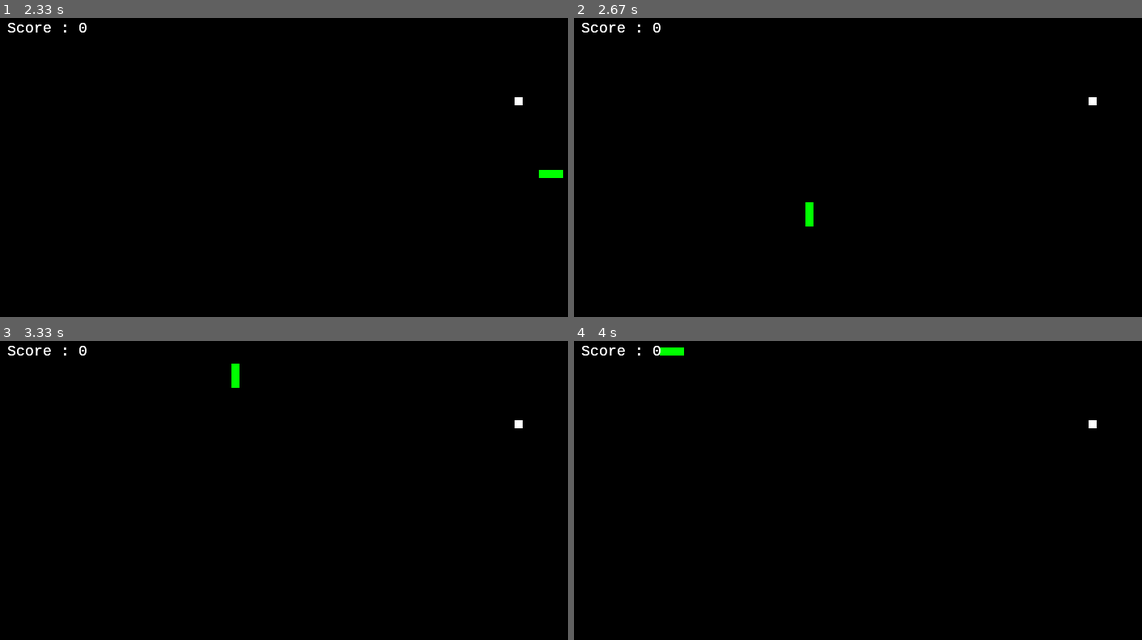
Above: before the commit, frames 1-4 (two rows, left to right).
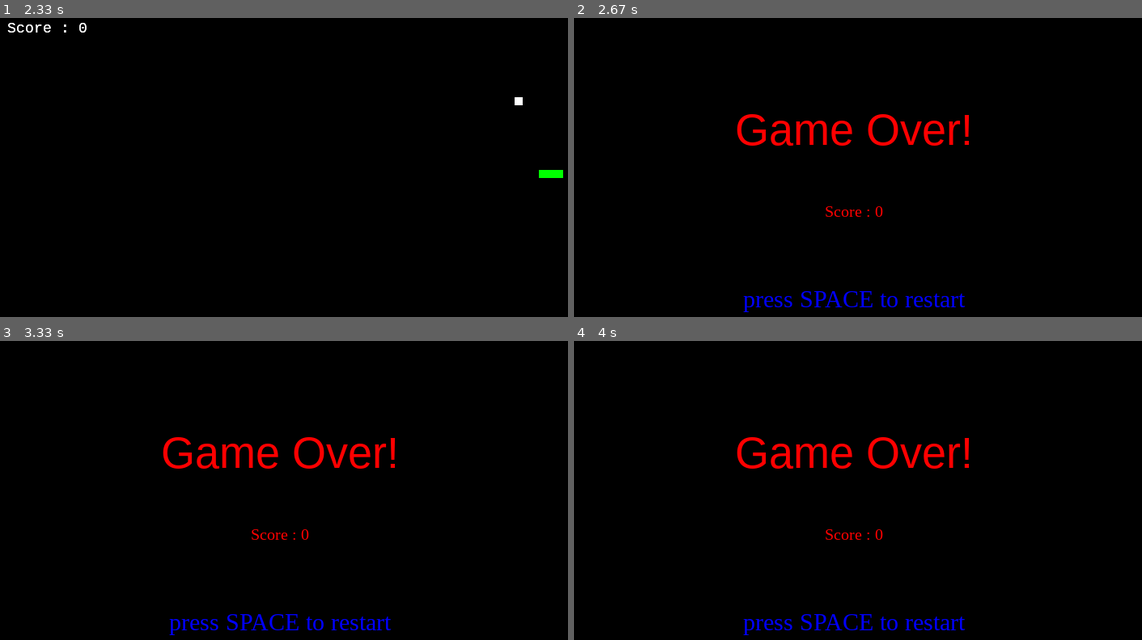
Above: after the commit, the same moments.

Repository: wujoe0415/pygame
Game: pygame game, started from snake_real.py
Same seed, same stepped clock (60 frames per second), same inputs: the game is played once before the commit and once after it.
Inputs:
- Up to frame 1 (2.33 s): hold W 0.33-0.8 s; hold Right 0.33-0.8 s; tap S at 0.83 s; hold Right 1.17-1.63 s; hold Up 1.67-1.97 s; hold Right from 2 s (still down)
- Up to frame 2 (2.67 s): release Right at 2.47 s; tap Space at 2.5 s
- Up to frame 3 (3.33 s): no input
- Up to frame 4 (4 s): tap A at 3.4 s

Frame 1 is identical in both runs. In frame 2, 2.6% of the frame differs, in the area x 1-93%, y 1-99%; in frame 3, 2.6%; in frame 4, 2.6%.

Commit message:
Update snake_real.py
中文註解版

Diff:
--- a/snake_real.py
+++ b/snake_real.py
@@ -1,16 +1,17 @@
 import pygame, sys, time, random
 
 
-#settings(global variables)
-
-# Colors (R, G, B)
-black = pygame.Color(0, 0, 0)
-white = pygame.Color(255, 255, 255)
-red = pygame.Color(255, 0, 0)
-green = pygame.Color(0, 255, 0)
-blue = pygame.Color(0, 0, 255)
-
-# Window size
+#初始設定(全域變數)
+
+# tuple形式傳遞
+# 顏色 = (R, G, B)
+black = (0, 0, 0)
+white = (255, 255, 255)
+red   = (255, 0, 0)
+green = (0, 255, 0)
+blue  = (0, 0, 255)
+
+# 視窗大小
 frame_size_x = 720
 frame_size_y = 480
 game_window = pygame.display.set_mode((frame_size_x, frame_size_y))
@@ -18,23 +19,22 @@
 
 score = 0
 
-
-#snake
+# 蛇
 snake_pos = [300, 300]
 snake_body = [[300, 300], [290, 300], [280, 300]]
 direction = 'UP'
 change_to = direction
 
-#food
+# 吃的點點
 food_pos = [random.randrange(1, (frame_size_x//10)) * 10, random.randrange(1, (frame_size_y//10)) * 10]
 food_spawn = True
 
-# FPS (frames per second) controller
+# 偵數控制
 fps_controller = pygame.time.Clock()
 
 
 
-#score
+# 顯示分數
 def show_Score(choice, color, font, size):
         global score
         score_font = pygame.font.SysFont(font, size)
@@ -45,7 +45,8 @@
         else:
             score_rect.midtop = (frame_size_x/2, frame_size_y/2)
         game_window.blit(score_surface, score_rect)
-#restart
+
+# 顯示"重新開始"文字
 def restart(color, font, size):
         restart_font = pygame.font.SysFont(font, size)
         restart_surface = restart_font.render('press SPACE to restart', True, color)
@@ -65,42 +66,42 @@
         game_window.blit(gameoverSurf, gameoverRect)
         show_Score(0,red,'times',20)
         restart(blue,'times',30)
-        pygame.display.flip() #renew surface
+        pygame.display.flip() # 更新視窗
+
         while True:
-            keys=pygame.key.get_pressed()
             for event in pygame.event.get():
 
                 if event.type == pygame.QUIT:
                     running = False
-                    time.sleep(1) #stay 1 seconds
+                    time.sleep(1) # 停留一秒
                     pygame.quit()
 
 
                 if event.type == pygame.KEYDOWN:
                     if event.key == pygame.K_SPACE:
-
+                        # 更新全域變數到初始狀態
                         global snake_pos
                         global snake_body
                         global direction
                         global change_to
                         score = 0
-                        #snake
                         snake_pos = [300, 300]
                         snake_body = [[300, 300], [290, 300], [280, 300]]
                         direction = 'UP'
                         change_to = direction
                         main.running = True
+                        time.sleep(1) # 停留一秒
                         pygame.display.update()
                         main()
                         break
 
 
-#snake
+# 蛇
 class Snake:
     def __init__(self):
         pass
 
-
+    # 確認當前移動方向 與 控制者執行方向 是否相反
     def make_sure():
         global direction
         global change_to
@@ -113,6 +114,7 @@
         if change_to == 'RIGHT' and direction != 'LEFT':
             direction = 'RIGHT'
 
+    # 蛇身體增長
     def growing():
         global snake_body
         global score
@@ -123,7 +125,7 @@
            food_spawn = False
         else:
            snake_body.pop()
-
+    # 移動
     def moving():
         global direction
         global snack_pos
@@ -138,45 +140,43 @@
 
 
 
-#food
+# 吃的點點
 class Food:
 
     def __init__(self):
         pass
-
+    # 更新食物位置
     def spawing():
         global food_spawn
         global food_pos
         if not food_spawn:
-            food_pos = [random.randrange(1, (frame_size_x//10)) * 10, random.randrange(1, (frame_size_y//10)) * 10]
+            food_pos = [random.randrange(1, (frame_size_x//10)) * 10, random.randrange(1, (frame_size_y//10)) * 10] # 在視窗內隨機生成
         food_spawn = True
 
-
-#main
+# 主函式
 def main():
-    pygame.init()
+    pygame.init() # 初始化
     global change_to
     global snake_body
     global snake_pos
     running = True
     while running:
-        game_window.fill(black)
-        for event in pygame.event.get():
-            if  event.type == pygame.QUIT:
+        game_window.fill(black) # 視窗顏色
+
+        for event in pygame.event.get():   # 事件
+            if  event.type == pygame.QUIT: # 按叉離開
                 pygame.display.quit()
                 pygame.quit()
 
-
-
-
-            elif event.type == pygame.KEYDOWN:
-                # quit game
+            elif event.type == pygame.KEYDOWN: # 其餘按鍵
+                # 按 esc 跳出遊戲
                 if event.key == pygame.K_ESCAPE:
                    pygame.quit()
                    exit(0)
-                #w s a d
+
+                # w s a d 或 ↑ ↓ ← → 移動
                 if event.key == pygame.K_UP or event.key == ord('w'):
-                    change_to = 'UP'
+                    change_to = 'UP'                                    # 先儲存到預計移動方向
                 if event.key == pygame.K_DOWN or event.key == ord('s'):
                     change_to = 'DOWN'
                 if event.key == pygame.K_LEFT or event.key == ord('a'):
@@ -184,41 +184,40 @@
                 if event.key == pygame.K_RIGHT or event.key == ord('d'):
                     change_to = 'RIGHT'
 
-        #oppisite way
+        # 呼叫函示(確認方向、移動、吃到點伸長、更新點點位置)
         Snake.make_sure()
         Snake.moving()
         Snake.growing()
         Food.spawing()
 
-
+        # 畫出蛇身
         for pos in snake_body:
             # Snake body
-            # .draw.rect(play_surface, color, xy-coordinate)
-            # xy-coordinate -> .Rect(x, y, size_x, size_y)
+            # .draw.rect(視窗, 顏色, xy座標)
+            # xy座標 -> .Rect(x, y, size_x, size_y)
             pygame.draw.rect(game_window, green, pygame.Rect(pos[0], pos[1], 10, 10))
 
-        # food
+        # 畫出食物
         pygame.draw.rect(game_window, white, pygame.Rect(food_pos[0], food_pos[1], 10, 10))
 
 
-        # Game Over conditions
-        # Getting out of bounds
+        # Game Over 情況
+        # 撞到邊界
         if snake_pos[0] < 0 or snake_pos[0] > frame_size_x-10:
             gameover()
         if snake_pos[1] < 0 or snake_pos[1] > frame_size_y-10:
             gameover()
-        # Touching  body
+        # 撞到蛇身
         for block in snake_body[1:]:
             if snake_pos[0] == block[0] and snake_pos[1] == block[1]:
                 gameover()
             show_Score(1, white, 'consolas', 20)
 
-        # Refresh game screen
+        # 更新視窗
         pygame.display.update()
 
+        # 偵數( 控制難度用 )
         fps_controller.tick(30)
-
-
 
 
 if __name__ == '__main__':
